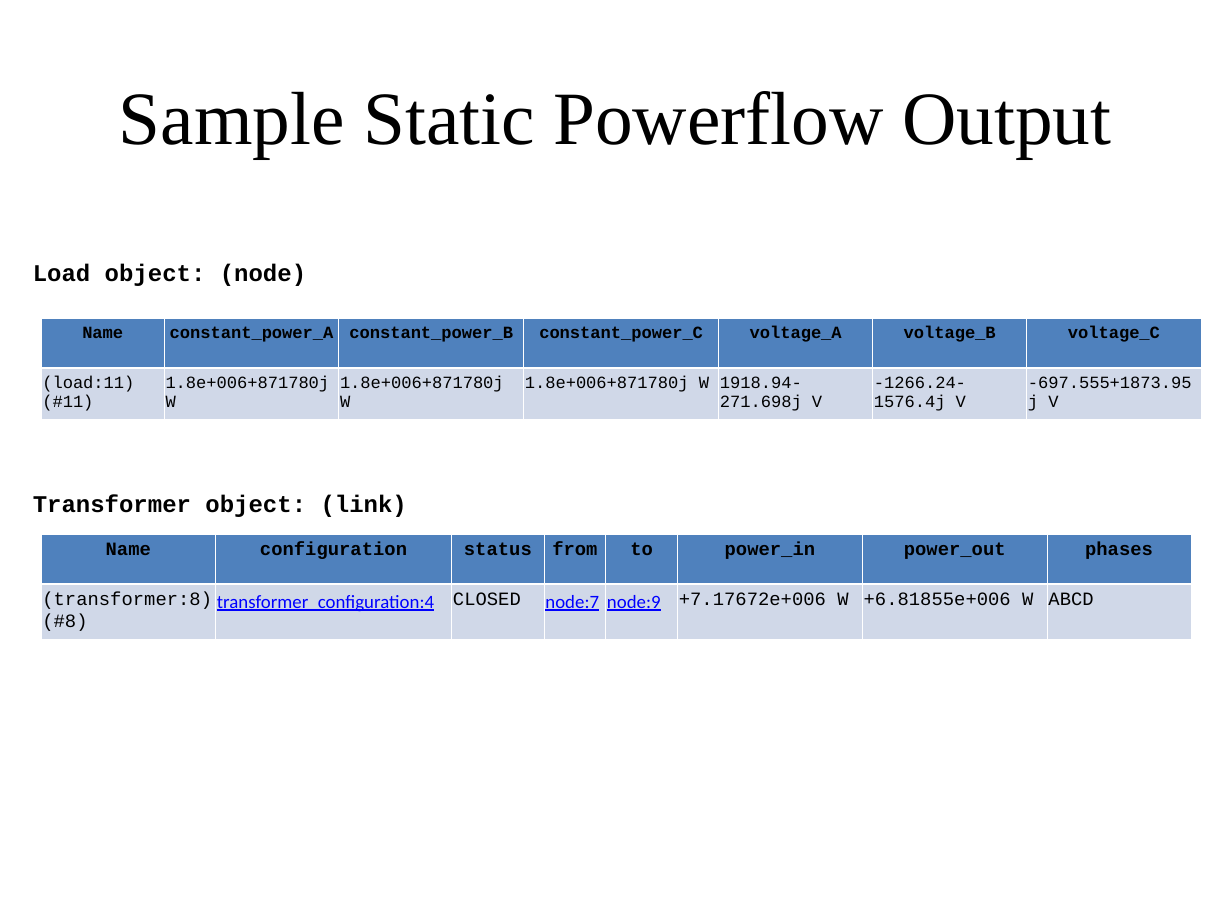
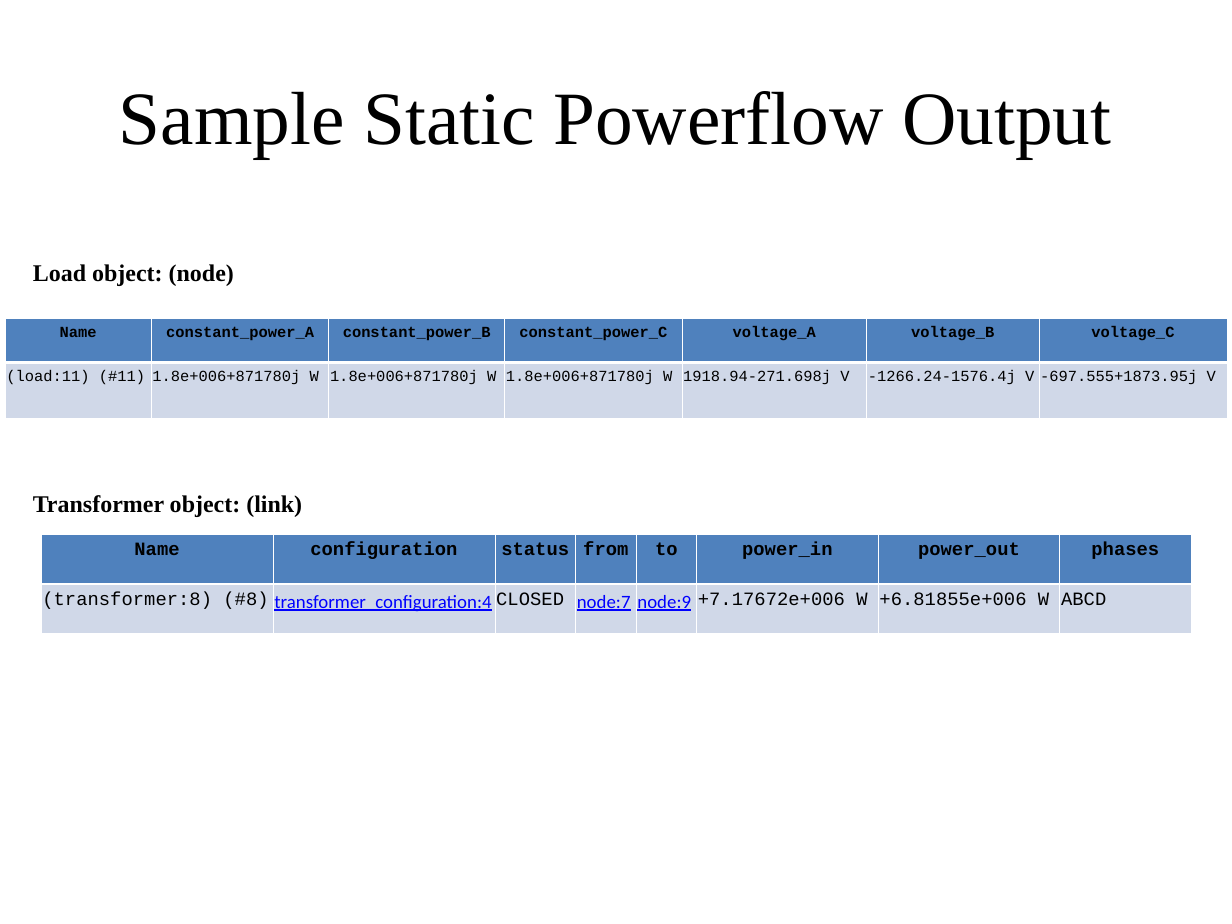
Before and after one commit to gridlab-d/course, a slide deck: slide 73 of FourDayCourse/4.1 - Powerflow Module.ppt (slide 75 before the commit). Drawn at 1232x924 pixels with LibreOffice and Linux fonts; fonts in the diff are those of the drawing. Boxes give left, top, right and bottom in pixels: in the first picture for what was removed or moved away, otherwise in the second. Text is boxed around its words. In the diff, an @@ line names an element or a change of style, - is before the commit and + after.

```diff
--- a/FourDayCourse/4.1 - Powerflow Module.ppt
+++ b/FourDayCourse/4.1 - Powerflow Module.ppt
@@ text "Load object: (node)" at bbox=[33, 264, 302, 517]: font Courier New to Times New Roman @@
@@ table at bbox=[5, 318, 1228, 418] @@
@@ size 10 to 9 pt @@
@@ table: place and size @@
-table at bbox=[41, 318, 1201, 418]
+table at bbox=[5, 318, 1228, 418]
```
Also in this commit, not shown: 30 other slides changed, 2 slides added, 5 slides removed.
